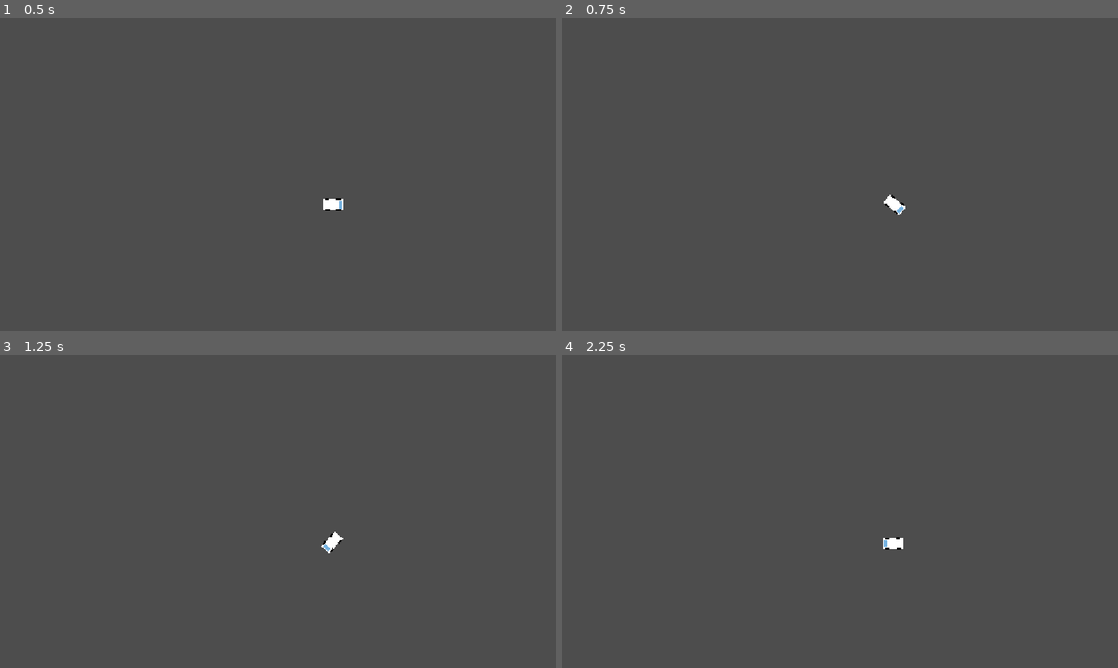
Above: before the commit, frames 1-4 (two rows, left to right).
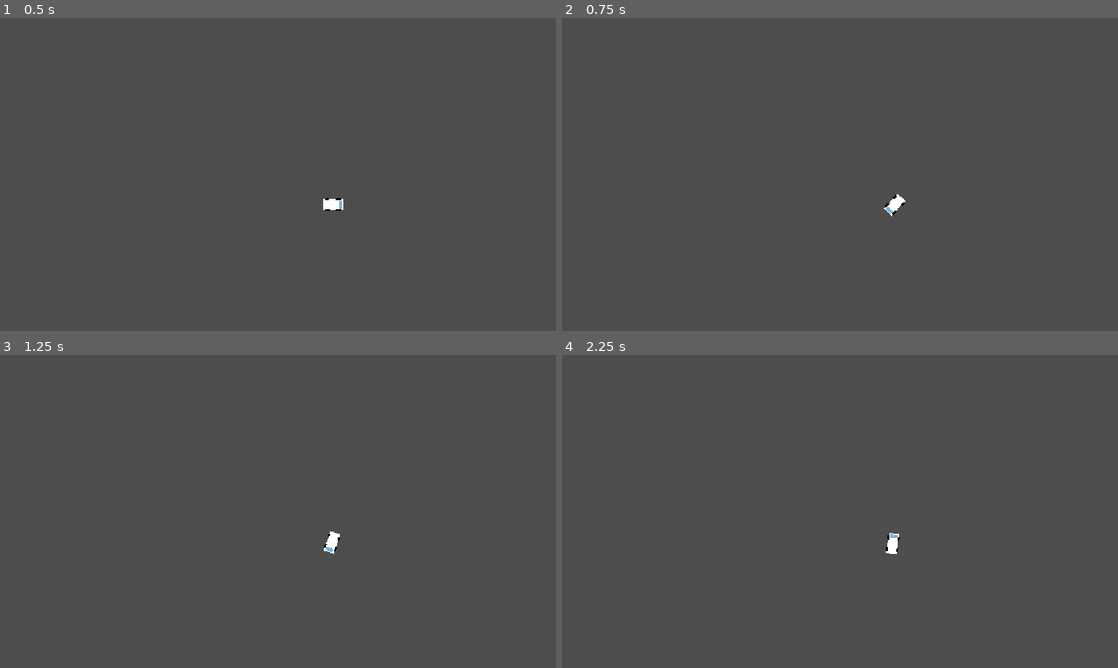
Above: after the commit, the same moments.

Repository: Bolb2019/Nexus
Game: Godot game, scene res://Main/Main.tscn
Two runs of this game, one before a commit and one after it. Both use one fixed random seed, a clock stepped at 60 frames per second and the inputs below.
Inputs (mouse positions are in pixels of both pictures, inside the frame that each line leads up to):
- Up to frame 1 (0.5 s): no input
- Up to frame 2 (0.75 s): tap Enter at 0.5 s; move the mouse to (962, 158) at 0.52 s; hold D (Turn_Right) from 0.53 s (still down); tap Alt at 0.6 s; click (962, 158) at 0.67 s
- Up to frame 3 (1.25 s): keep holding D (Turn_Right)
- Up to frame 4 (2.25 s): move the mouse to (728, 527) at 1.27 s; release D (Turn_Right) at 1.28 s; hold Down 1.28-2.03 s; tap Shift at 1.35 s; tap Space at 2 s; move the mouse to (895, 442) at 2.02 s; hold D (Turn_Right) from 2.03 s (still down); tap Alt at 2.1 s

Frame 1 is identical in both runs. In frame 2, 0.1% of the frame differs, in the area x 57-62%, y 56-64%; in frame 3, less than 0.1%; in frame 4, 0.1%.

Commit message:
feat: added powersliding(faster turning) when not accelerating(pressing W)

Diff:
--- a/nexus/Player/Player_movement.gd
+++ b/nexus/Player/Player_movement.gd
@@ -1,16 +1,20 @@
 extends CharacterBody2D
 
+const MAX_SPEED = 800
 const ACCELERATION = 18
 const FRICTION = 5
-const TURN_ACCELERATION = 0.055
+
+var turn_acell = 0.055
+var powerslide = false
 
 func _physics_process(delta: float) -> void:
 	var direction := Vector2.RIGHT.rotated(rotation)
-	print("y:" + str(direction.x))
-	print("x:" + str(direction.y))
 
-	if (Input.is_action_pressed("Forward")):
+	if (Input.is_action_pressed("Forward") and abs(velocity.x + velocity.y) <= MAX_SPEED):
 		velocity += direction * ACCELERATION
+		powerslide = false
+	else:
+		powerslide = true
 
 	if (velocity.x >= 0):
 		velocity.x -=  FRICTION
@@ -21,9 +25,20 @@
 	elif (velocity.y >= 0):
 		velocity.y -=  FRICTION
 
+	turn_acell = 0.03 + (MAX_SPEED - abs(velocity.y + velocity.x)) / (MAX_SPEED * 10)
+
+	var modded_turn_accel = turn_acell
+	if (powerslide):
+		if (turn_acell <= 0.05):
+			modded_turn_accel *= 2
+		else:
+			modded_turn_accel *= 1.5
+	print(turn_acell)
+	print(modded_turn_accel)
+
 	if (Input.is_action_pressed("Turn_Left")):
-		rotation -= TURN_ACCELERATION
+		rotation -= modded_turn_accel
 	elif (Input.is_action_pressed("Turn_Right")):
-		rotation += TURN_ACCELERATION
+		rotation += modded_turn_accel
 
 	move_and_slide()
